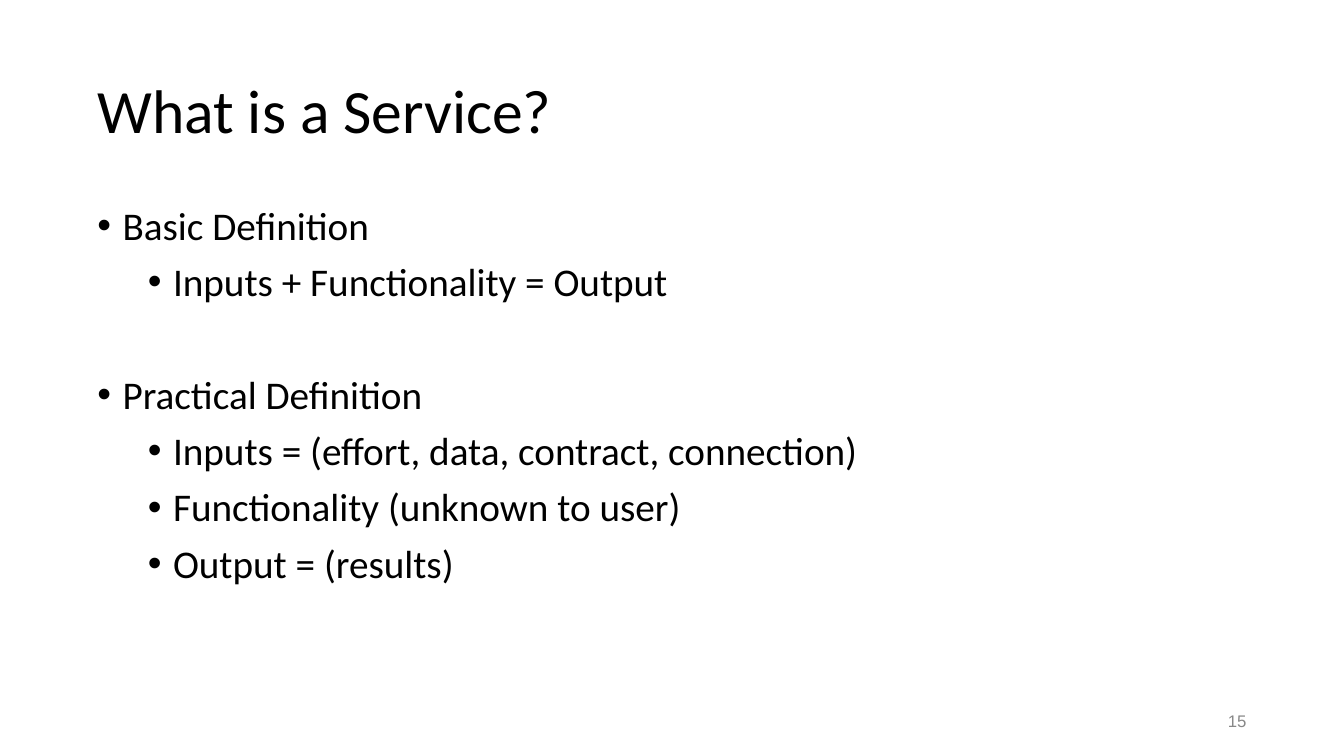
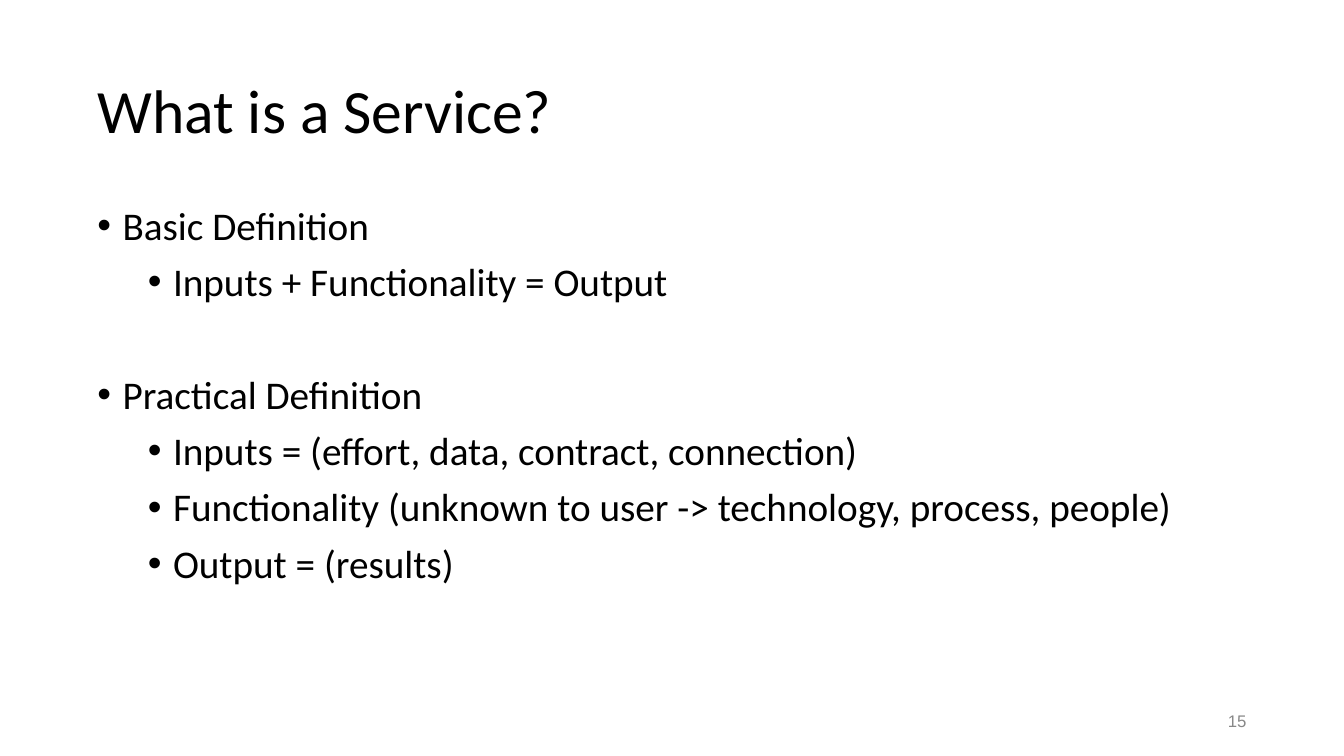
Before and after one commit to colinbellCA/presentation-cpbell-oucc2015_soe, a slide deck: slide 15 of OUCC2015-Service_Oriented_Enterprise.pptx. Drawn at 1344x756 pixels with LibreOffice and Linux fonts; fonts in the diff are those of the drawing. Boxes give left, top, right and bottom in pixels: in the first picture for what was removed or moved away, otherwise in the second. Text is boxed around its words. In the diff, an @@ line names an element or a change of style, - is before the commit and + after.

```diff
--- a/OUCC2015-Service_Oriented_Enterprise.pptx
+++ b/OUCC2015-Service_Oriented_Enterprise.pptx
@@ text at [173,492,1171,528]: text changed @@
-  • Functionality (unknown to user)
+  • Functionality (unknown to user -> technology, process, people)
```
Also in this commit, not shown: 4 other slides changed, 2 slides added, 1 slide removed, 3 other files.
